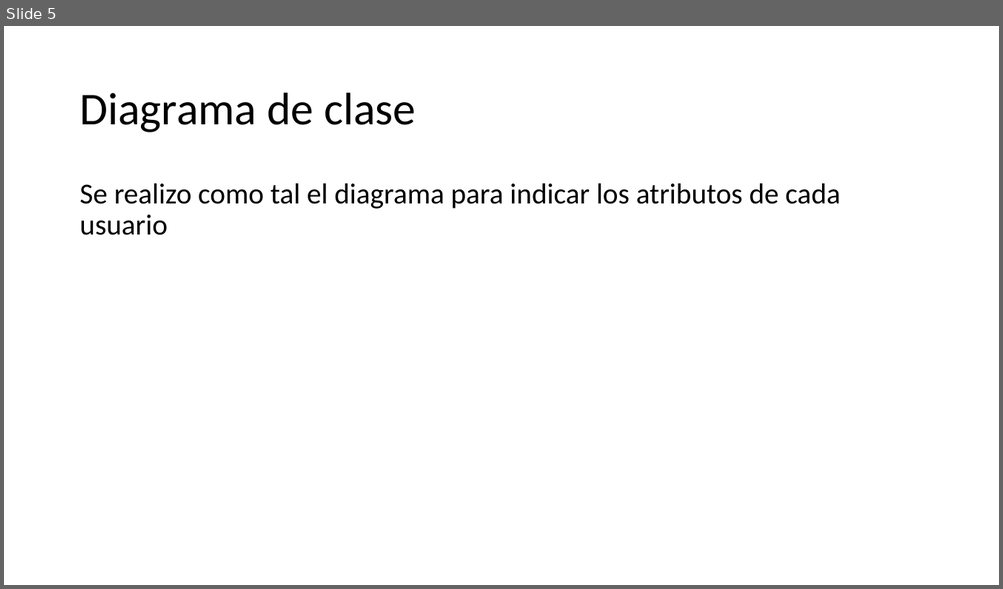
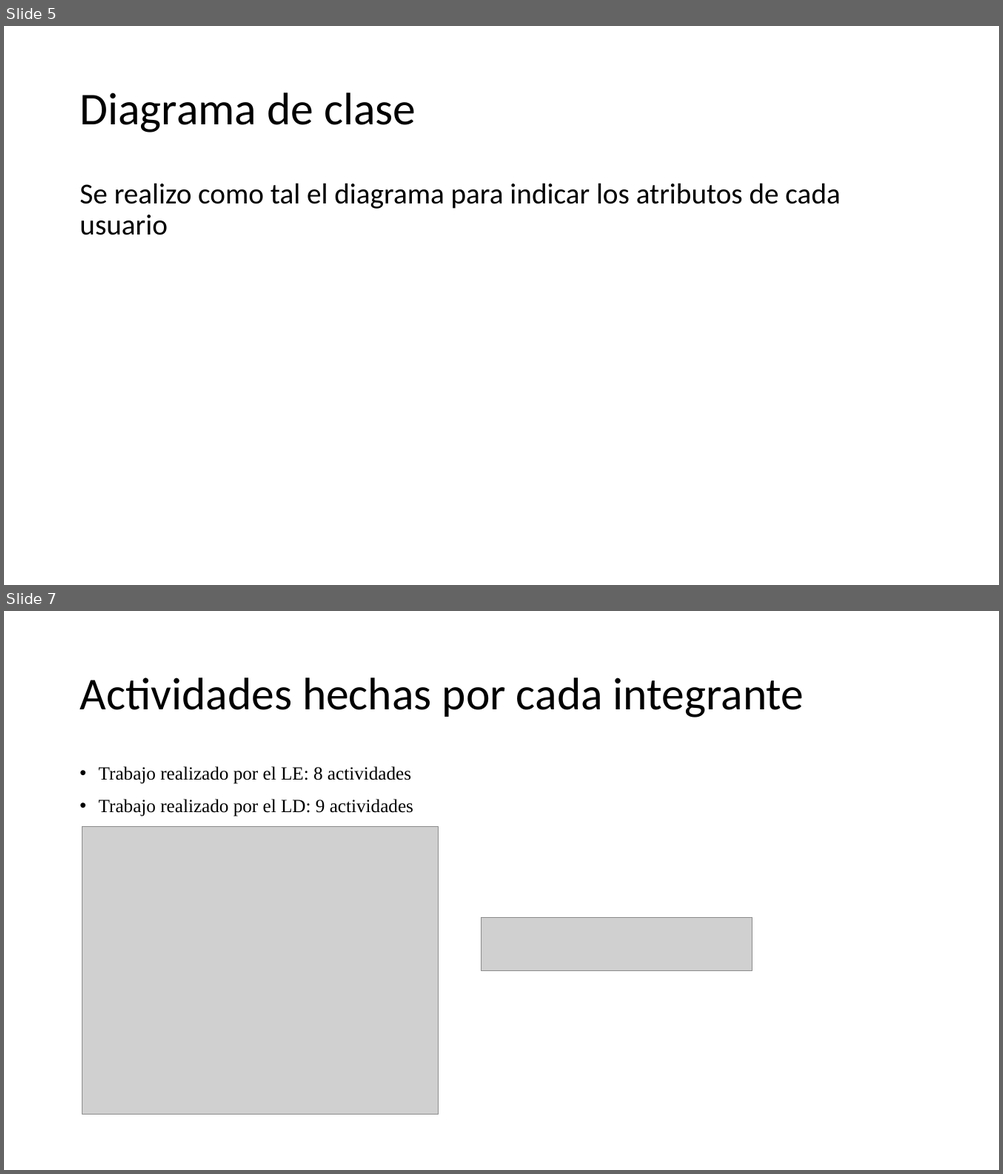
Before and after one commit to Nico2002345/PaginaIngSoftware, a slide deck: assets/docs/Documento_Final_3.pptx. Shown one above the other, each under a label of ours: slide 5 before the commit, slides 5 and 7 after it; the slides between them are not shown. The pictures are 1003x589 and 1003x1174 pixels, drawn with LibreOffice and Linux fonts; fonts in the diff are those of the drawing; grey boxes stand for pictures. Boxes give left, top, right and bottom in pixels: in the first picture for what was removed or moved away, otherwise in the second. Text is boxed around its words. In the diff, an @@ line names an element or a change of style, - is before the commit and + after.

```diff
--- a/assets/docs/Documento_Final_3.pptx
+++ b/assets/docs/Documento_Final_3.pptx
@@ slide 7 added at [4, 611, 999, 1170], background #FFFFFF @@
@@ title added at [79, 678, 804, 718], 44 pt, text #000000 @@
+Actividades hechas por cada integrante
@@ text added at [99, 766, 413, 817], 18 pt, text #000000 @@
+• Trabajo realizado por el LE: 8 actividades
+• Trabajo realizado por el LD: 9 actividades
@@ picture added at [82, 826, 438, 1115] @@
@@ picture added at [481, 917, 752, 971] @@
```
Also in this commit, not shown: 1 other slide added, 4 other files.
